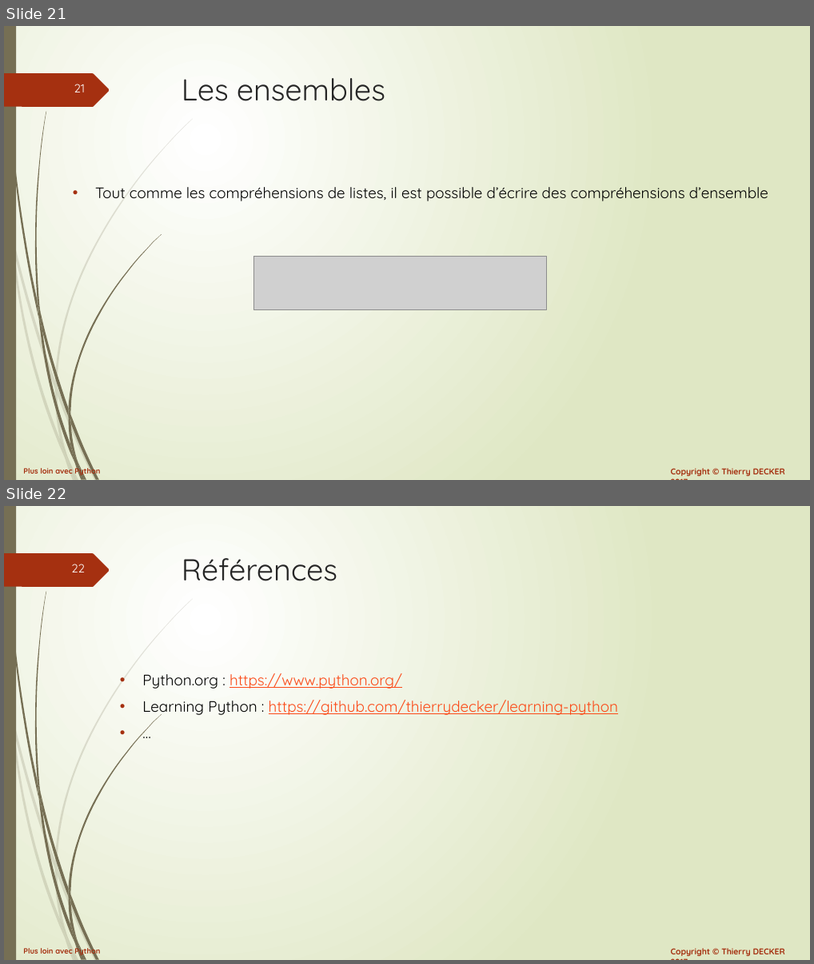
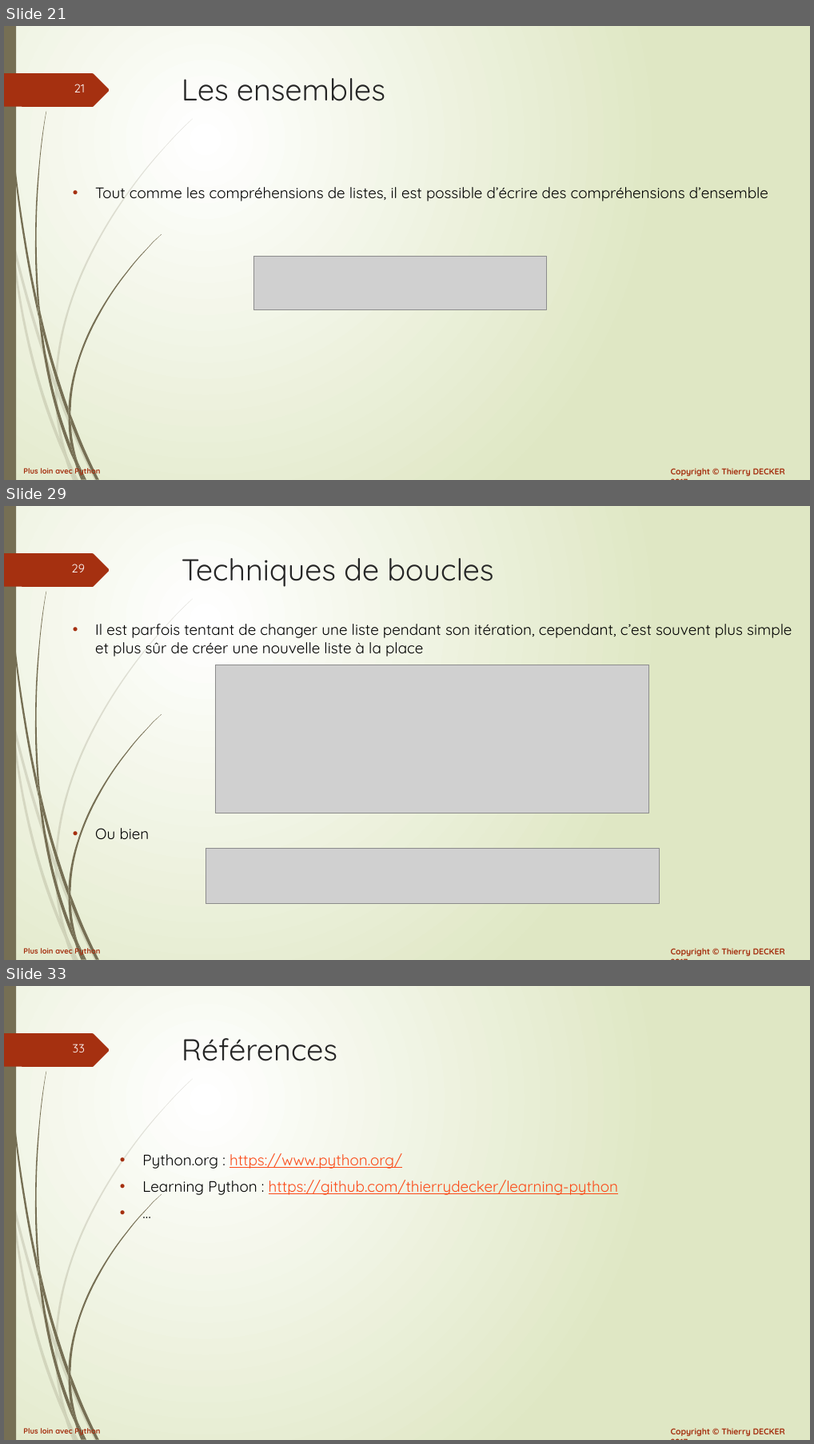
Before and after one commit to VikmanTheRacoon/learning-python, a slide deck: documentations/python-102.pptx. Shown one above the other, each under a label of ours: slides 21 and 22 before the commit, slides 21, 29 and 33 after it; the slides between them are not shown. The pictures are 814x964 and 814x1444 pixels, drawn with LibreOffice and Linux fonts; fonts in the diff are those of the drawing; grey boxes stand for pictures. Boxes give left, top, right and bottom in pixels: in the first picture for what was removed or moved away, otherwise in the second. Text is boxed around its words. In the diff, an @@ line names an element or a change of style, - is before the commit and + after.

```diff
--- a/documentations/python-102.pptx
+++ b/documentations/python-102.pptx
@@ slide 29 added at (4,506,810,960), background gradient #FFFFFF to #DFE8C4; not listed: 27 template elements that a slide beside it also shows @@
@@ title added at (182,558,494,587), 36 pt, text #262626 @@
+Techniques de boucles
@@ text added at (95,624,792,839), 18 pt, text #000000 @@
+• Il est parfois tentant de changer une liste pendant son itération, cependant, c’est souvent plus simple et plus sûr de créer une nouvelle liste à la place
+• Ou bien
@@ picture added at (216,664,650,812) @@
@@ picture added at (206,848,660,904) @@
@@ what was slide 22 is now slide 33 @@
@@ page number at (73,1044,85,1052): text changed @@
-22
+33
```
Also in this commit, not shown: 10 other slides added, 1 other file.
